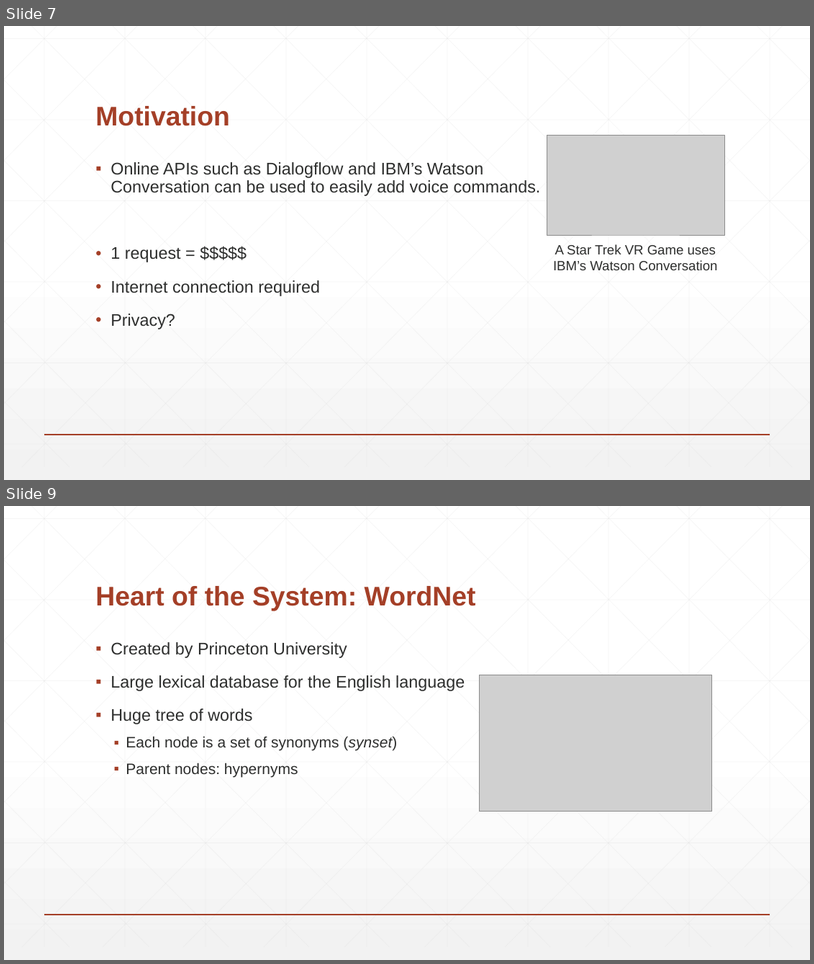
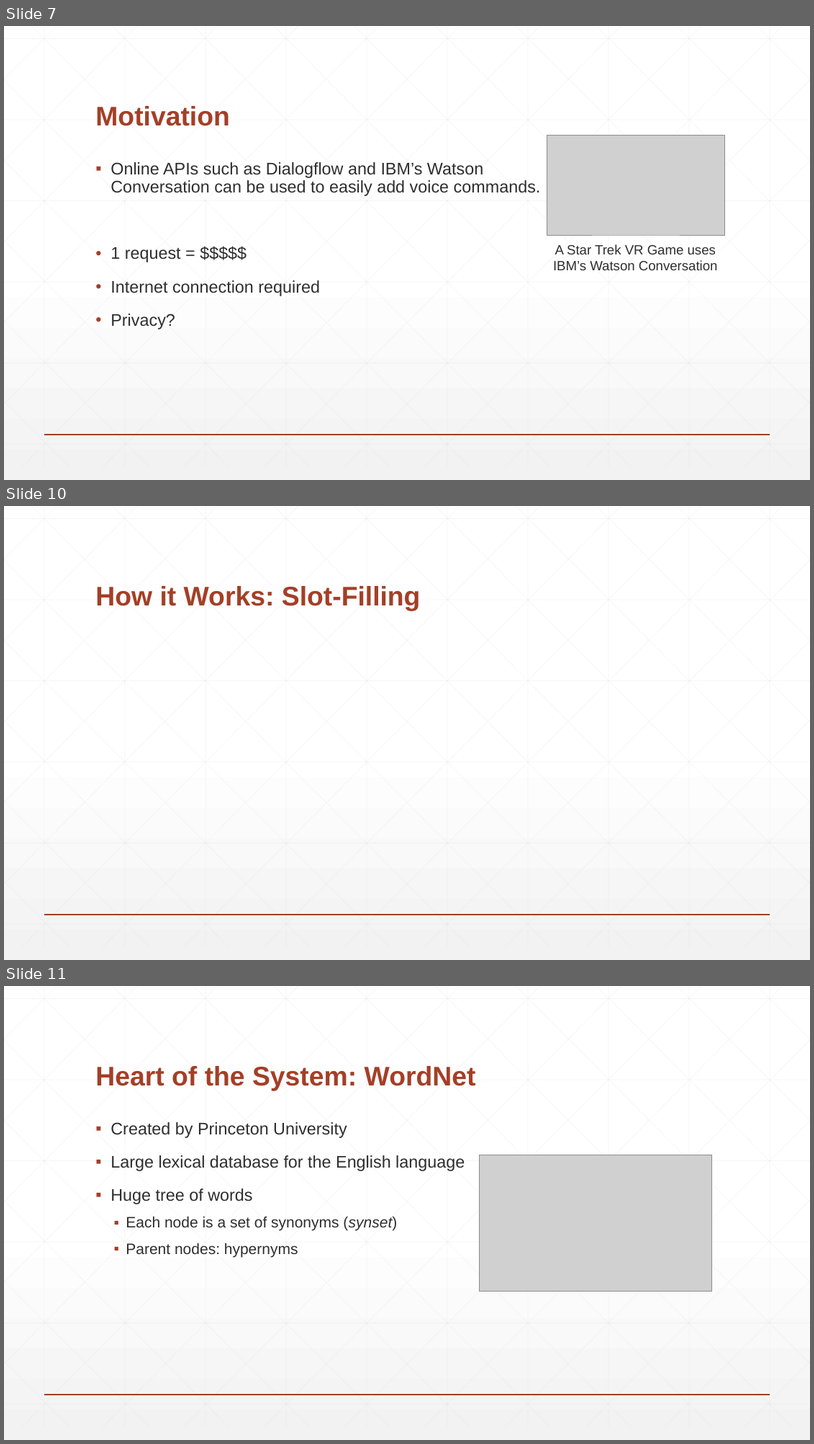
Before and after one commit to BaronKhan/VoiceRecognitionRPG, a slide deck: presentation/presentation.pptx. Shown one above the other, each under a label of ours: slides 7 and 9 before the commit, slides 7, 10 and 11 after it; the slides between them are not shown. The pictures are 814x964 and 814x1444 pixels, drawn with LibreOffice and Linux fonts; fonts in the diff are those of the drawing; grey boxes stand for pictures. Boxes give left, top, right and bottom in pixels: in the first picture for what was removed or moved away, otherwise in the second. Text is boxed around its words. In the diff, an @@ line names an element or a change of style, - is before the commit and + after.

```diff
--- a/presentation/presentation.pptx
+++ b/presentation/presentation.pptx
@@ slide 10 added at <box>4,506,810,960</box>, background gradient #FFFFFF to #F2F2F2; not listed: 47 template elements that a slide beside it also shows @@
@@ title added at <box>95,586,421,611</box>, 32 pt, text #A43F27, bold @@
+How it Works: Slot-Filling
@@ what was slide 9 is now slide 11 @@
```
Also in this commit, not shown: 1 slide changed, 2 other slides added, 2 other files.
